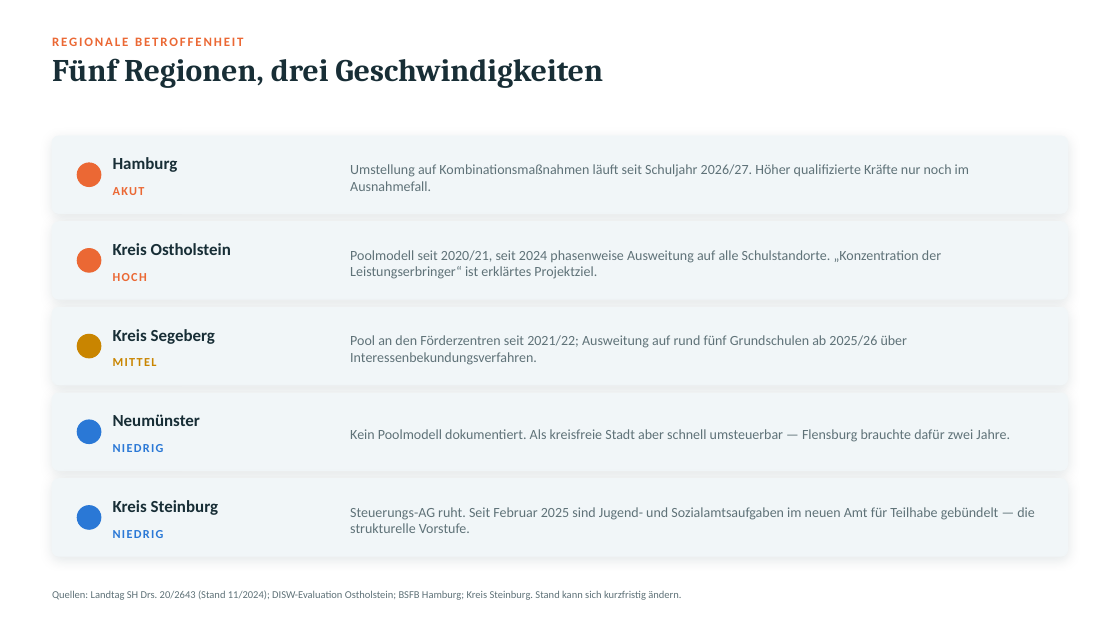
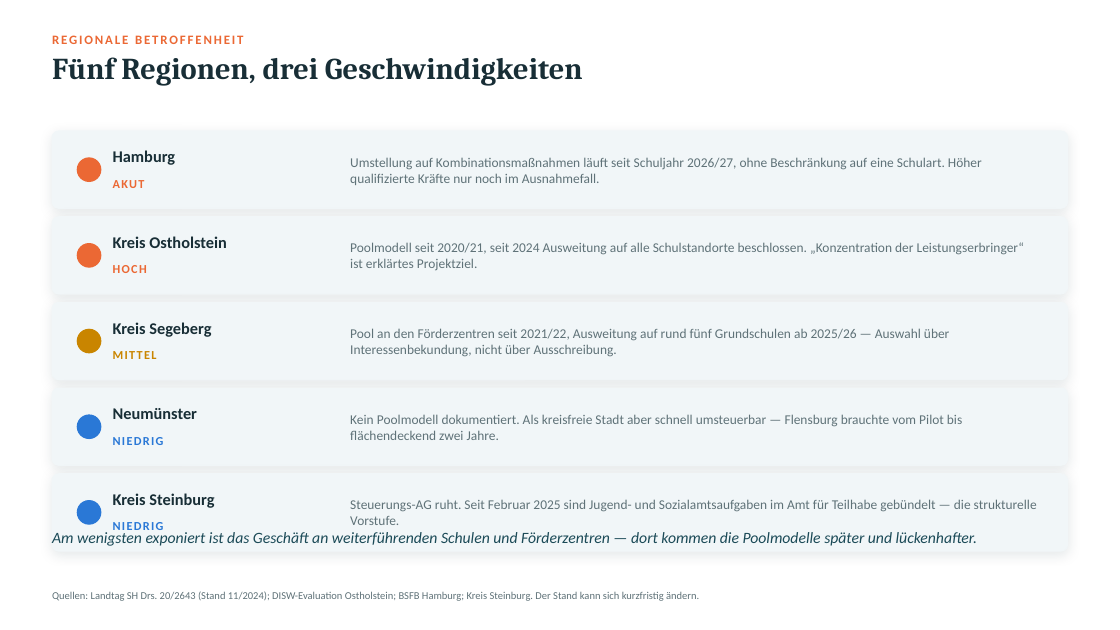
Before and after one commit to findingNemo0o0/repository, a slide deck: slide 9 of praesentation/SKP-Marktanalyse-Schulbegleitung.pptx (slide 8 before the commit). Drawn at 1120x630 pixels with LibreOffice and Linux fonts; fonts in the diff are those of the drawing. Boxes give left, top, right and bottom in pixels: in the first picture for what was removed or moved away, otherwise in the second. Text is boxed around its words. In the diff, an @@ line names an element or a change of style, - is before the commit and + after.

```diff
--- a/praesentation/SKP-Marktanalyse-Schulbegleitung.pptx
+++ b/praesentation/SKP-Marktanalyse-Schulbegleitung.pptx
@@ text "Fünf Regionen, drei Geschwindigkeiten" at bbox=[52, 57, 583, 85]: size 27 to 26 pt @@
@@ text at bbox=[350, 157, 982, 185]: text changed; size 12 to 11.5 pt @@
-Umstellung auf Kombinationsmaßnahmen läuft seit Schuljahr 2026/27. Höher qualifizierte Kräfte nur noch im Ausnahmefall.
+Umstellung auf Kombinationsmaßnahmen läuft seit Schuljahr 2026/27, ohne Beschränkung auf eine Schulart. Höher qualifizierte Kräfte nur noch im Ausnahmefall.
@@ text at bbox=[350, 242, 1024, 271]: text changed; size 12 to 11.5 pt @@
-Poolmodell seit 2020/21, seit 2024 phasenweise Ausweitung auf alle Schulstandorte. „Konzentration der Leistungserbringer“ ist erklärtes Projektziel.
+Poolmodell seit 2020/21, seit 2024 Ausweitung auf alle Schulstandorte beschlossen. „Konzentration der Leistungserbringer“ ist erklärtes Projektziel.
@@ 8 texts, 5 rounded rectangles, 5 ellipses: place and size @@
-8 texts, 5 rounded rectangles, 5 ellipses at bbox=[52, 136, 1068, 556]
+8 texts, 5 rounded rectangles, 5 ellipses at bbox=[52, 131, 1068, 551]
@@ text at bbox=[350, 328, 949, 356]: text changed; size 12 to 11.5 pt @@
-Pool an den Förderzentren seit 2021/22; Ausweitung auf rund fünf Grundschulen ab 2025/26 über Interessenbekundungsverfahren.
+Pool an den Förderzentren seit 2021/22, Ausweitung auf rund fünf Grundschulen ab 2025/26 — Auswahl über Interessenbekundung, nicht über Ausschreibung.
@@ text at bbox=[350, 414, 962, 440]: text changed; size 12 to 11.5 pt @@
-Kein Poolmodell dokumentiert. Als kreisfreie Stadt aber schnell umsteuerbar — Flensburg brauchte dafür zwei Jahre.
+Kein Poolmodell dokumentiert. Als kreisfreie Stadt aber schnell umsteuerbar — Flensburg brauchte vom Pilot bis flächendeckend zwei Jahre.
@@ size 14.5 to 14 pt in 5 elements at bbox=[113, 150, 176, 165], bbox=[113, 236, 227, 248], bbox=[113, 322, 211, 337], bbox=[113, 408, 197, 419], bbox=[113, 493, 214, 508] @@
@@ text at bbox=[350, 499, 1037, 525]: text changed; size 12 to 11.5 pt @@
-Steuerungs-AG ruht. Seit Februar 2025 sind Jugend- und Sozialamtsaufgaben im neuen Amt für Teilhabe gebündelt — die strukturelle Vorstufe.
+Steuerungs-AG ruht. Seit Februar 2025 sind Jugend- und Sozialamtsaufgaben im Amt für Teilhabe gebündelt — die strukturelle Vorstufe.
@@ text added at bbox=[52, 532, 977, 546], 13.5 pt, text #1B4A57, italic @@
+Am wenigsten exponiert ist das Geschäft an weiterführenden Schulen und Förderzentren — dort kommen die Poolmodelle später und lückenhafter.
@@ text at bbox=[52, 591, 699, 601]: text changed @@
-Quellen: Landtag SH Drs. 20/2643 (Stand 11/2024); DISW-Evaluation Ostholstein; BSFB Hamburg; Kreis Steinburg. Stand kann sich kurzfristig ändern.
+Quellen: Landtag SH Drs. 20/2643 (Stand 11/2024); DISW-Evaluation Ostholstein; BSFB Hamburg; Kreis Steinburg. Der Stand kann sich kurzfristig ändern.
```
Also in this commit, not shown: 11 other slides changed, 7 slides added, 1 slide removed, 2 other files.
